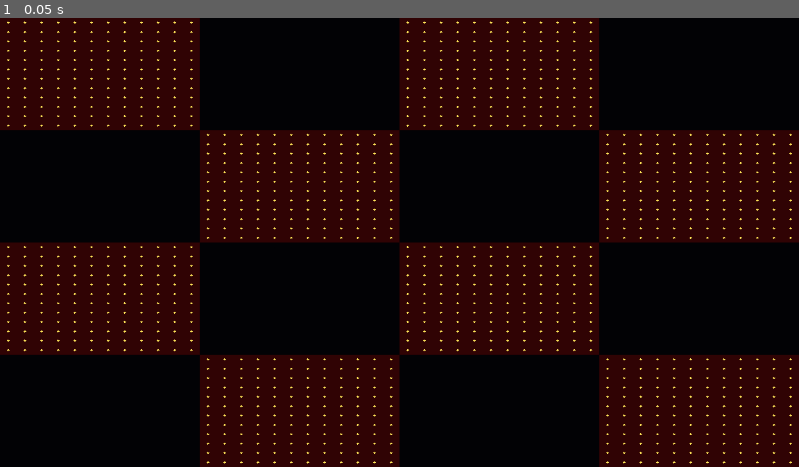
Above: before the commit, frame 1.
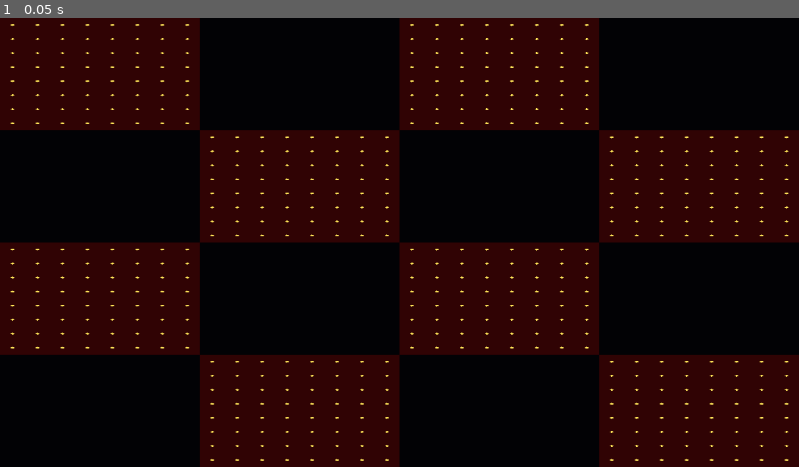
Above: after the commit, the same moment.

Repository: solaymanehimite/fluid-simulation
Game: Godot game, scene res://simulation.tscn
Same seed, same stepped clock (60 frames per second), same inputs: the game is played once before the commit and once after it.
Inputs:
- Up to frame 1 (0.05 s): no input

The runs differ from the first frame. In frame 1, 3.0% of the frame differs, in the area x 0-100%, y 0-100%.

Commit message:
Tune simulation grid and velocity arrows

Diff:
--- a/scripts/simulation.gd
+++ b/scripts/simulation.gd
@@ -1,9 +1,9 @@
 extends Control
 
 @export_group("Simulation Settings")
-@export var width := 48
-@export var height := 48
-@export_range(1, 200) var pressure_iterations := 30
+@export var width := 16
+@export var height := 16
+@export_range(1, 200) var pressure_iterations := 100
 @export_range(0.5, 10.0, 0.5) var mouse_brush_radius := 2.0
 @export_range(0.1, 100.0, 0.5) var mouse_max_velocity := 10.0
 
@@ -23,6 +23,8 @@
 var divergence_pipeline_rid: RID
 var pressure_shader_rid: RID
 var pressure_pipeline_rid: RID
+var projection_shader_rid: RID
+var projection_pipeline_rid: RID
 var horizontal_buffer: RID
 var vertical_buffer: RID
 var injection_uniform_set_rid: RID
@@ -37,11 +39,15 @@
 var pressure_a_to_b_output_set_rid: RID
 var pressure_b_to_a_input_set_rid: RID
 var pressure_b_to_a_output_set_rid: RID
+var projection_a_pressure_set_rid: RID
+var projection_b_pressure_set_rid: RID
 
 func _ready() -> void:
 	var screen_material := $PanelContainer/Screen.material as ShaderMaterial
 	divergence_texture = screen_material.get_shader_parameter(&"divergence_texture") as Texture2DRD
 	velocity_texture = screen_material.get_shader_parameter(&"velocity_texture") as Texture2DRD
+	# Keep the procedural arrow grid aligned with the simulation dimensions.
+	screen_material.set_shader_parameter(&"grid_size", Vector2(width, height))
 
 	# These resources are shared with the canvas renderer, so create them on
 	# the render thread and use the main RenderingDevice.
@@ -97,6 +103,10 @@
 	pressure_shader_rid = rd.shader_create_from_spirv(pressure_file.get_spirv())
 	pressure_pipeline_rid = rd.compute_pipeline_create(pressure_shader_rid)
 
+	var projection_file := load("res://shaders/compute/project_velocity.glsl") as RDShaderFile
+	projection_shader_rid = rd.shader_create_from_spirv(projection_file.get_spirv())
+	projection_pipeline_rid = rd.compute_pipeline_create(projection_shader_rid)
+
 	var horizontal_data := _create_horizontal_data()
 	var vertical_data := _create_vertical_data()
 	horizontal_buffer = rd.storage_buffer_create(horizontal_data.size(), horizontal_data)
@@ -185,6 +195,9 @@
 	pressure_b_to_a_input_set_rid = b_to_a_sets[0]
 	pressure_b_to_a_output_set_rid = b_to_a_sets[1]
 
+	projection_a_pressure_set_rid = _create_projection_set(pressure_texture_a_rid)
+	projection_b_pressure_set_rid = _create_projection_set(pressure_texture_b_rid)
+
 	# Both textures are displayed by the fragment shader.
 	divergence_texture.texture_rd_rid = divergence_texture_rid
 	velocity_texture.texture_rd_rid = velocity_texture_rid
@@ -208,6 +221,26 @@
 	var input_set_rid := rd.uniform_set_create([input], pressure_shader_rid, 1)
 	var output_set_rid := rd.uniform_set_create([output], pressure_shader_rid, 2)
 	return [input_set_rid, output_set_rid]
+
+func _create_projection_set(pressure_rid: RID) -> RID:
+	var pressure := RDUniform.new()
+	pressure.uniform_type = RenderingDevice.UNIFORM_TYPE_IMAGE
+	pressure.binding = 0
+	pressure.add_id(pressure_rid)
+
+	var horizontal := RDUniform.new()
+	horizontal.uniform_type = RenderingDevice.UNIFORM_TYPE_STORAGE_BUFFER
+	horizontal.binding = 1
+	horizontal.add_id(horizontal_buffer)
+
+	var vertical := RDUniform.new()
+	vertical.uniform_type = RenderingDevice.UNIFORM_TYPE_STORAGE_BUFFER
+	vertical.binding = 2
+	vertical.add_id(vertical_buffer)
+
+	return rd.uniform_set_create(
+		[pressure, horizontal, vertical], projection_shader_rid, 0
+	)
 
 func _render_process(position: Vector2, impulse: Vector2, active: bool) -> void:
 	if not rd or not divergence_pipeline_rid.is_valid():
@@ -236,14 +269,7 @@
 		rd.compute_list_dispatch(compute_list, injection_x_groups, injection_y_groups, 1)
 		rd.compute_list_add_barrier(compute_list)
 
-	# Pass 2: convert face velocities into cell-centered velocity vectors.
-	rd.compute_list_bind_compute_pipeline(compute_list, velocity_visualize_pipeline_rid)
-	rd.compute_list_bind_uniform_set(compute_list, velocity_visualize_uniform_set_rid, 0)
-	rd.compute_list_set_push_constant(compute_list, push_constants, 16)
-	rd.compute_list_dispatch(compute_list, x_groups, y_groups, 1)
-	rd.compute_list_add_barrier(compute_list)
-
-	# Pass 3: calculate divergence.
+	# Pass 2: calculate divergence.
 	rd.compute_list_bind_compute_pipeline(compute_list, divergence_pipeline_rid)
 	rd.compute_list_bind_uniform_set(compute_list, divergence_uniform_set_rid, 0)
 	rd.compute_list_set_push_constant(compute_list, push_constants, 16)
@@ -263,6 +289,28 @@
 		if iteration < pressure_iterations - 1:
 			rd.compute_list_add_barrier(compute_list)
 
+	# Pass 5: subtract the pressure gradient from the velocities.
+	var final_pressure_set := projection_b_pressure_set_rid if pressure_iterations % 2 == 0 else projection_a_pressure_set_rid
+	var projection_x_groups := width / 8 + 1
+	var projection_y_groups := height / 8 + 1
+	rd.compute_list_bind_compute_pipeline(compute_list, projection_pipeline_rid)
+	rd.compute_list_bind_uniform_set(compute_list, final_pressure_set, 0)
+	rd.compute_list_set_push_constant(compute_list, push_constants, 16)
+	rd.compute_list_dispatch(compute_list, projection_x_groups, projection_y_groups, 1)
+	rd.compute_list_add_barrier(compute_list)
+
+	# Pass 6: recompute divergence so the displayed colors show the corrected field.
+	rd.compute_list_bind_compute_pipeline(compute_list, divergence_pipeline_rid)
+	rd.compute_list_bind_uniform_set(compute_list, divergence_uniform_set_rid, 0)
+	rd.compute_list_set_push_constant(compute_list, push_constants, 16)
+	rd.compute_list_dispatch(compute_list, x_groups, y_groups, 1)
+	rd.compute_list_add_barrier(compute_list)
+
+	# Pass 7: visualize the corrected velocities.
+	rd.compute_list_bind_compute_pipeline(compute_list, velocity_visualize_pipeline_rid)
+	rd.compute_list_bind_uniform_set(compute_list, velocity_visualize_uniform_set_rid, 0)
+	rd.compute_list_set_push_constant(compute_list, push_constants, 16)
+	rd.compute_list_dispatch(compute_list, x_groups, y_groups, 1)
 	rd.compute_list_end()
 
 func _create_horizontal_data() -> PackedByteArray:
@@ -299,10 +347,13 @@
 		divergence_uniform_set_rid, pressure_divergence_set_rid,
 		pressure_a_to_b_input_set_rid, pressure_a_to_b_output_set_rid,
 		pressure_b_to_a_input_set_rid, pressure_b_to_a_output_set_rid,
+		projection_a_pressure_set_rid, projection_b_pressure_set_rid,
 		horizontal_buffer, vertical_buffer, divergence_texture_rid, velocity_texture_rid,
 		pressure_texture_a_rid, pressure_texture_b_rid,
-		velocity_visualize_pipeline_rid, injection_pipeline_rid, divergence_pipeline_rid, pressure_pipeline_rid,
-		velocity_visualize_shader_rid, injection_shader_rid, divergence_shader_rid, pressure_shader_rid
+		velocity_visualize_pipeline_rid, injection_pipeline_rid, divergence_pipeline_rid,
+		pressure_pipeline_rid, projection_pipeline_rid,
+		velocity_visualize_shader_rid, injection_shader_rid, divergence_shader_rid,
+		pressure_shader_rid, projection_shader_rid
 	]:
 		if resource.is_valid():
 			rd.free_rid(resource)
--- a/shaders/navier_stokes.gdshader
+++ b/shaders/navier_stokes.gdshader
@@ -26,7 +26,7 @@
     shaft *= 1.0 - smoothstep(arrow_length - 0.02, arrow_length, abs(along));
 
     float head_center = arrow_length * 0.72;
-    float head_line = abs(across - (head_center - along) * 0.9);
+    float head_line = abs(across - (head_center - along) * 0.45);
     float arrow_head = 1.0 - smoothstep(0.025, 0.05, head_line);
     arrow_head *= step(0.0, head_center - along);
     arrow_head *= step(head_center - arrow_length, along);
--- a/simulation.tscn
+++ b/simulation.tscn
@@ -11,7 +11,7 @@
 shader = ExtResource("1_vmo2h")
 shader_parameter/divergence_texture = SubResource("Texture2DRD_divergence")
 shader_parameter/velocity_texture = SubResource("Texture2DRD_velocity")
-shader_parameter/grid_size = Vector2(48, 48)
+shader_parameter/grid_size = Vector2(16, 16)
 
 [sub_resource type="PlaceholderTexture2D" id="PlaceholderTexture2D_pv5co"]
 
@@ -23,6 +23,9 @@
 grow_horizontal = 2
 grow_vertical = 2
 script = ExtResource("1_7ptn5")
+width = 32
+height = 32
+pressure_iterations = 30
 
 [node name="PanelContainer" type="PanelContainer" parent="." unique_id=1307574083]
 layout_mode = 1
Not shown, added: shaders/compute/project_velocity.glsl
Not shown, added: shaders/compute/project_velocity.glsl.import
